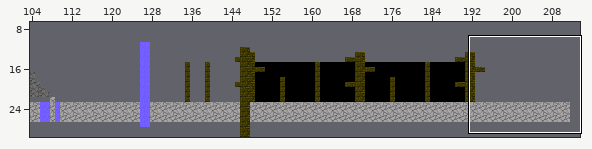
An edit to a level. Tiled map, assets/map/worldMap.tmx. Above: a wide view before the commit, with the close-up outlined.
Close-up. Earlier state:
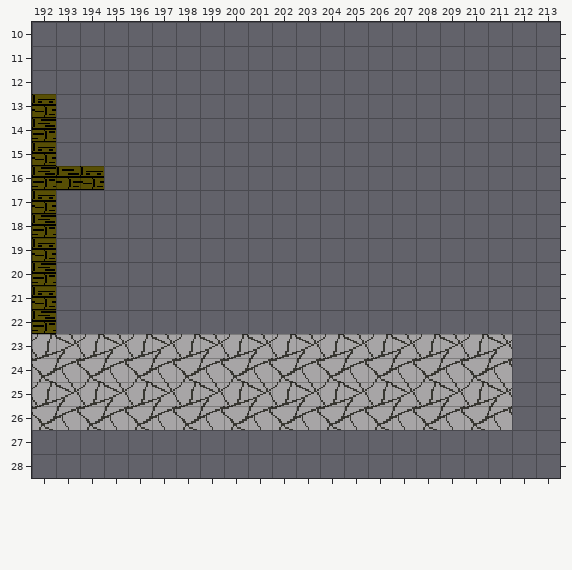
Cells are 16x16 px. Shown: x 192..213, y 10..28. The commit also changed other parts of the map, which this record leaves out.
And afterwards:
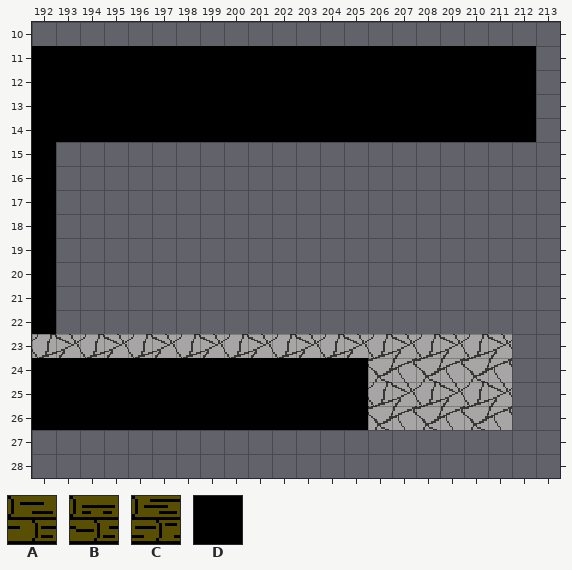
Key: from "resources": A 2, B 3, C 19, D 32.
_ is an empty cell.
Tiles replaced or removed in this view: A, B, C.
Tiles of an added or newly shown layer are drawn over the layers below it.
The exact change:
Changed rows in their new state; . is an unchanged cell.
Layer "foreground":
first column x 192:
13 _..
14 _..
15 _..
16 ___
17 _..
18 _..
19 _..
20 _..
21 _..
22 _..
Layer "foreground-outdoor-fog" (now shown):
first column x 192:
11 DDDDDDDDDDDDDDDDDDDDD
12 DDDDDDDDDDDDDDDDDDDDD
13 DDDDDDDDDDDDDDDDDDDDD
14 DDDDDDDDDDDDDDDDDDDDD
15 D....................
16 D....................
17 D....................
18 D....................
19 D....................
20 D....................
21 D....................
22 D....................
24 DDDDDDDDDDDDDD.......
25 DDDDDDDDDDDDDD.......
26 DDDDDDDDDDDDDD.......
Pixel boxes of the changes (left, top, right, bottom) in both close-ups:
changed: (32, 46, 536, 333)
added: (32, 358, 368, 430)
